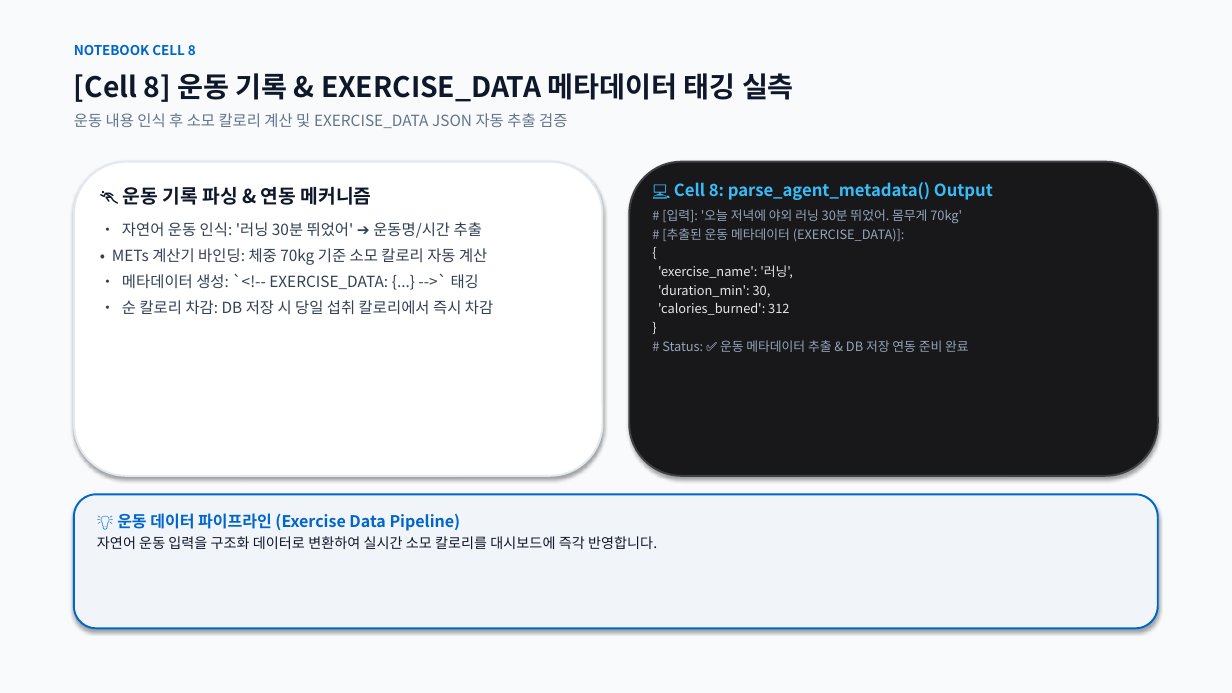
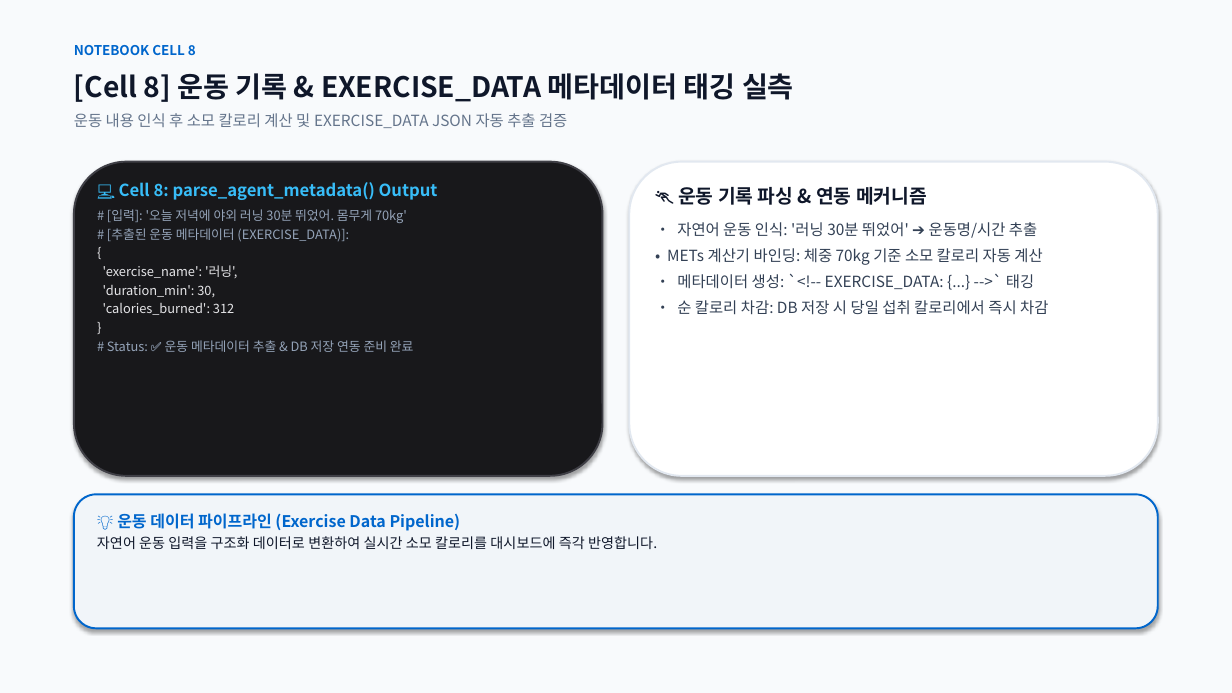
Before and after one commit to rye6837-web/impossible_to_get_lost_my_weight, a slide deck: slide 9 of AI_Diet_Coach_Presentation.pptx. Drawn at 1232x693 pixels with LibreOffice and Linux fonts; fonts in the diff are those of the drawing. Boxes give left, top, right and bottom in pixels: in the first picture for what was removed or moved away, otherwise in the second. Text is boxed around its words. In the diff, an @@ line names an element or a change of style, - is before the commit and + after.

Commit message:
style: Flip slide layout to place notebook code/output on the left and technical explanations on the right

```diff
--- a/AI_Diet_Coach_Presentation.pptx
+++ b/AI_Diet_Coach_Presentation.pptx
@@ rounded rectangle at (74,162,603,476): fill #FFFFFF to #18181B; outline #E2E8F0 1.5 pt to #3F3F46 1.5 pt @@
@@ rounded rectangle at (629,162,1158,476): fill #18181B to #FFFFFF; outline #3F3F46 1.5 pt to #E2E8F0 1.5 pt @@
@@ text at (103,182,438,352): text changed; size 12 to 10 pt; text colour #334155 to #94A3B8 @@
-🏃 운동 기록 파싱 & 연동 메커니즘
-• 자연어 운동 인식: '러닝 30분 뛰었어' ➔ 운동명/시간 추출
-• METs 계산기 바인딩: 체중 70kg 기준 소모 칼로리 자동 계산
-• 메타데이터 생성: `<!-- EXERCISE_DATA: {...} -->` 태깅
-• 순 칼로리 차감: DB 저장 시 당일 섭취 칼로리에서 즉시 차감
+💻 Cell 8: parse_agent_metadata() Output
+# [입력]: '오늘 저녁에 야외 러닝 30분 뛰었어. 몸무게 70kg'
+# [추출된 운동 메타데이터 (EXERCISE_DATA)]:
+{
+'exercise_name': '러닝',
+'duration_min': 30,
+'calories_burned': 312
+}
+# Status: ✅ 운동 메타데이터 추출 & DB 저장 연동 준비 완료
@@ text at (667,187,1048,315): text changed; size 10 to 12 pt; text colour #94A3B8 to #334155 @@
-💻 Cell 8: parse_agent_metadata() Output
-# [입력]: '오늘 저녁에 야외 러닝 30분 뛰었어. 몸무게 70kg'
-# [추출된 운동 메타데이터 (EXERCISE_DATA)]:
-{
-'exercise_name': '러닝',
-'duration_min': 30,
-'calories_burned': 312
-}
-# Status: ✅ 운동 메타데이터 추출 & DB 저장 연동 준비 완료
+🏃 운동 기록 파싱 & 연동 메커니즘
+• 자연어 운동 인식: '러닝 30분 뛰었어' ➔ 운동명/시간 추출
+• METs 계산기 바인딩: 체중 70kg 기준 소모 칼로리 자동 계산
+• 메타데이터 생성: `<!-- EXERCISE_DATA: {...} -->` 태깅
+• 순 칼로리 차감: DB 저장 시 당일 섭취 칼로리에서 즉시 차감
```
Also in this commit, not shown: 8 other slides changed, 1 other file.
